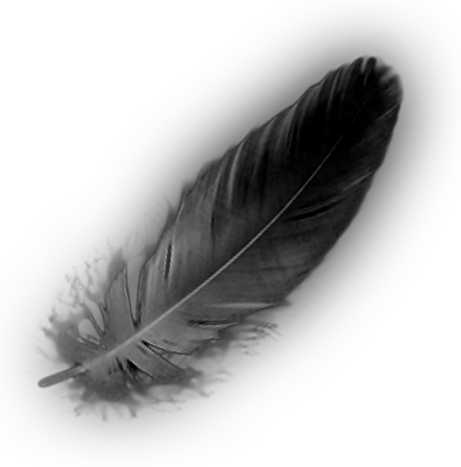
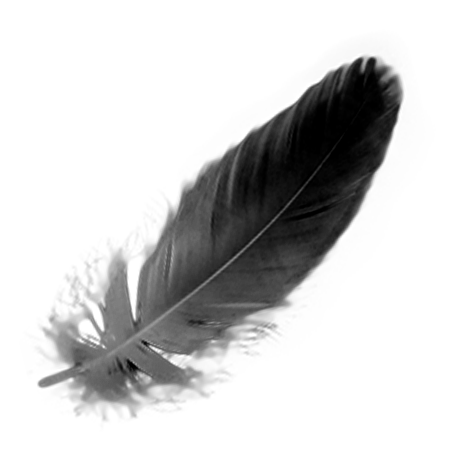
Revision of a layered (461, 467) image; what changed, layer by layer:
pixels changed over [0, 0, 461, 467] (layer not identified)
